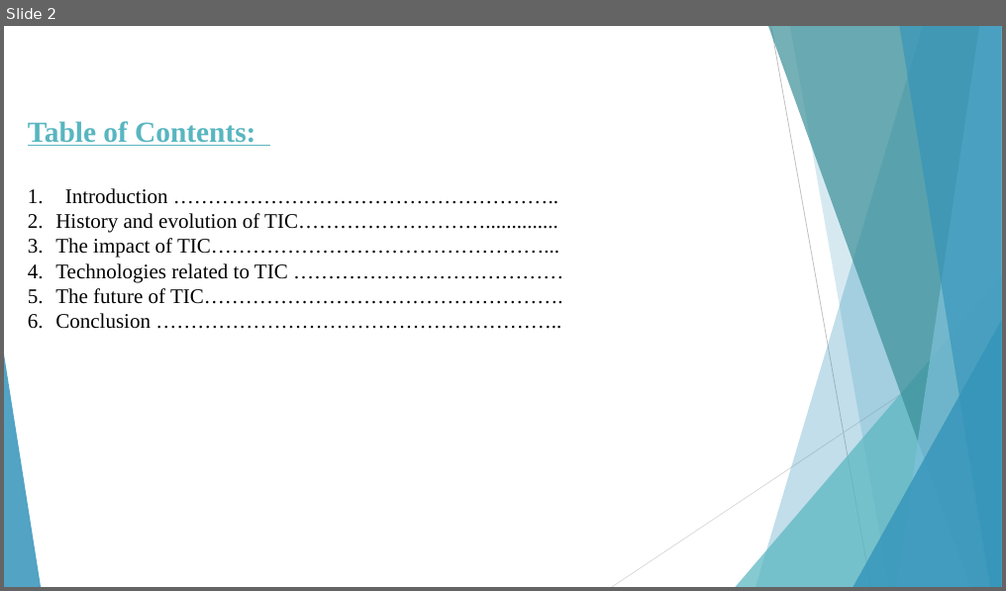
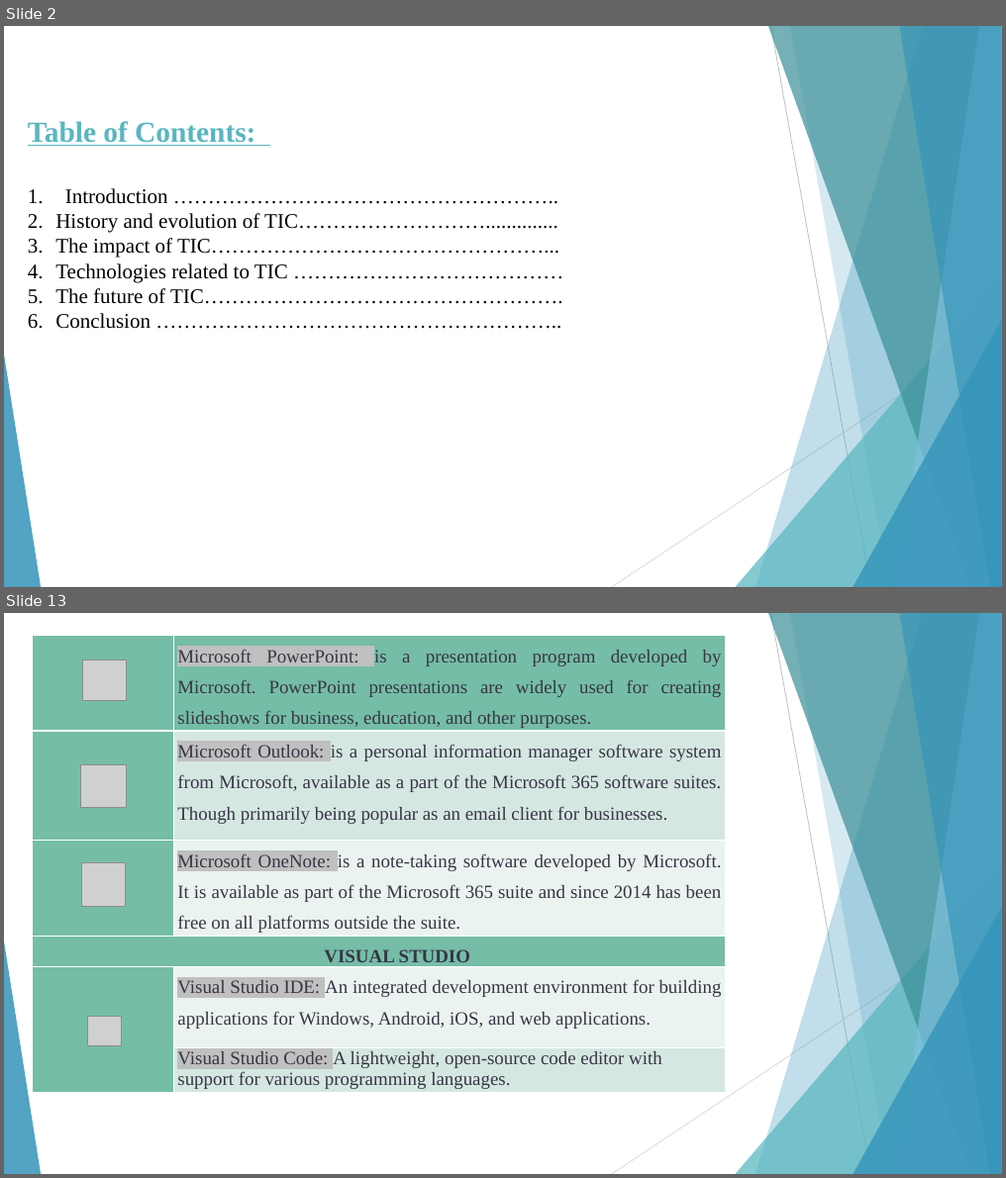
Before and after one commit to kamiri-lilia/projet-final, a slide deck: TIC_PP.pptx. Shown one above the other, each under a label of ours: slide 2 before the commit, slides 2 and 13 after it; the slides between them are not shown. The pictures are 1006x591 and 1006x1178 pixels, drawn with LibreOffice and Linux fonts; fonts in the diff are those of the drawing; grey boxes stand for pictures. Boxes give left, top, right and bottom in pixels: in the first picture for what was removed or moved away, otherwise in the second. Text is boxed around its words. In the diff, an @@ line names an element or a change of style, - is before the commit and + after.

```diff
--- a/TIC_PP.pptx
+++ b/TIC_PP.pptx
@@ slide 13 added at (4, 613, 1002, 1174), background #FFFFFF; not listed: 10 template elements that a slide beside it also shows @@
@@ table added at (32, 636, 726, 1095), 6 rows, 2 columns @@
+ | Microsoft PowerPoint: is a presentation program developed by Microsoft. PowerPoint presentations are widely used for creating slideshows for business, education, and other purposes.
+ | Microsoft Outlook: is a personal information manager software system from Microsoft, available as a part of the Microsoft 365 software suites. Though primarily being popular as an email client for businesses.
+ | Microsoft OneNote: is a note-taking software developed by Microsoft. It is available as part of the Microsoft 365 suite and since 2014 has been free on all platforms outside the suite.
+VISUAL STUDIO | 
+ | Visual Studio IDE: An integrated development environment for building applications for Windows, Android, iOS, and web applications.
+ | Visual Studio Code: A lightweight, open-source code editor with support for various programming languages.
@@ picture added at (83, 661, 127, 700) @@
@@ picture added at (81, 765, 127, 808) @@
@@ picture added at (81, 862, 126, 906) @@
@@ picture added at (88, 1017, 121, 1047) @@
```
Also in this commit, not shown: 9 slides changed, 7 other slides added.
